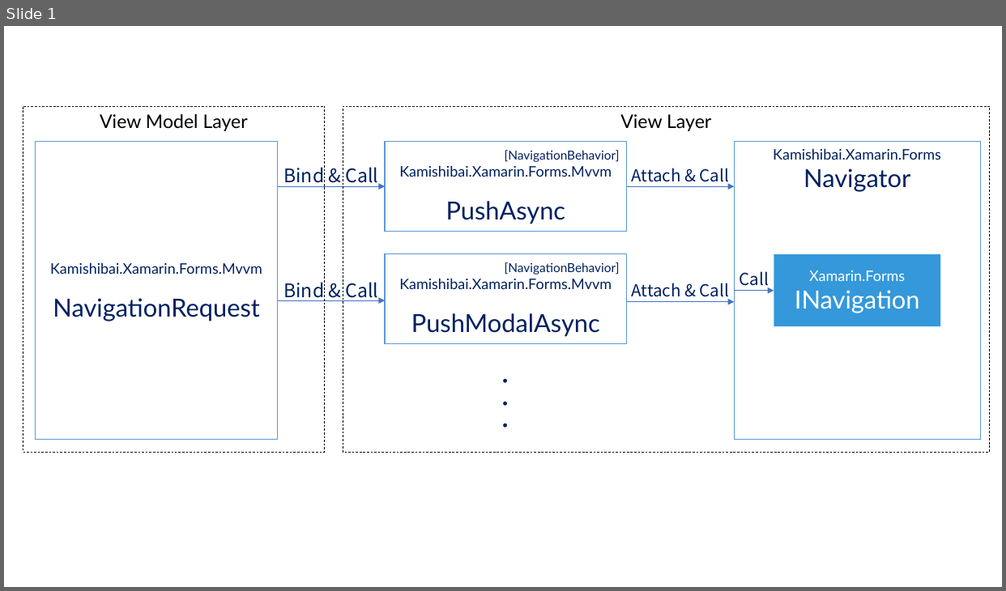
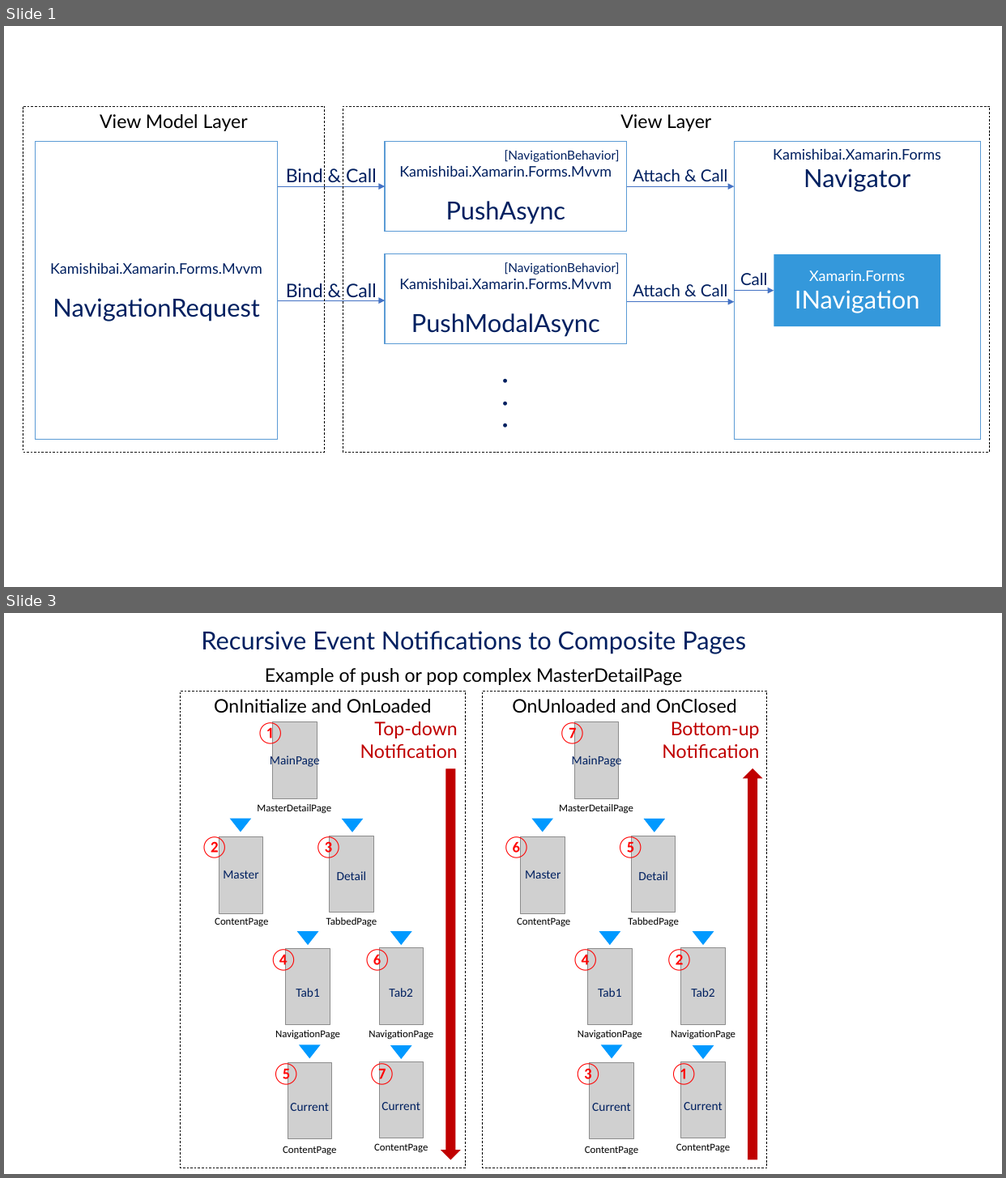
Before and after one commit to nuitsjp/KAMISHIBAI, a slide deck: Document/KAMISHIBAI.pptx. Shown one above the other, each under a label of ours: slide 1 before the commit, slides 1 and 3 after it; the slides between them are not shown. The pictures are 1006x591 and 1006x1178 pixels, drawn with LibreOffice and Linux fonts; fonts in the diff are those of the drawing; grey boxes stand for pictures. Boxes give left, top, right and bottom in pixels: in the first picture for what was removed or moved away, otherwise in the second. Text is boxed around its words. In the diff, an @@ line names an element or a change of style, - is before the commit and + after.

```diff
--- a/Document/KAMISHIBAI.pptx
+++ b/Document/KAMISHIBAI.pptx
@@ slide 3 added at (4,613,1002,1174), background #FFFFFF @@
@@ text added at (201,631,746,654), 24 pt, text #002060 @@
+Recursive Event Notifications to Composite Pages
@@ text added at (265,668,682,686), 18 pt, text #000000 @@
+Example of push or pop complex MasterDetailPage
@@ group added at (181,691,767,1169): 46 texts, 14 pictures, 12 triangles, 2 rectangles, 2 down arrows @@
+OnInitialize and OnLoaded
+Top-down
+Notification
+MasterDetailPage
+MainPage
+Current
+ContentPage
+Current
+ContentPage
+NavigationPage
+Tab1
+NavigationPage
+Tab2
+①
+ContentPage
+Master
+Master
+TabbedPage
+Detail
+Detail
+②
+③
+④
+⑥
+⑤
+⑦
+OnUnloaded and OnClosed
+Bottom-up
+Notification
+MasterDetailPage
+MainPage
+Current
+ContentPage
+Current
+ContentPage
+NavigationPage
+Tab1
+NavigationPage
+Tab2
+⑦
+ContentPage
+Master
+Master
+TabbedPage
+Detail
+Detail
+⑥
+⑤
+④
+②
+③
+①
@@ slide 1 changed as well @@
@@ font Noto Sans CJK JP to Lato in 5 elements at (286,169,377,182), (286,284,377,301), (740,273,767,285), (633,169,728,186), (633,284,728,301) @@
```
Also in this commit, not shown: 2 other slides added, 3 other files.
